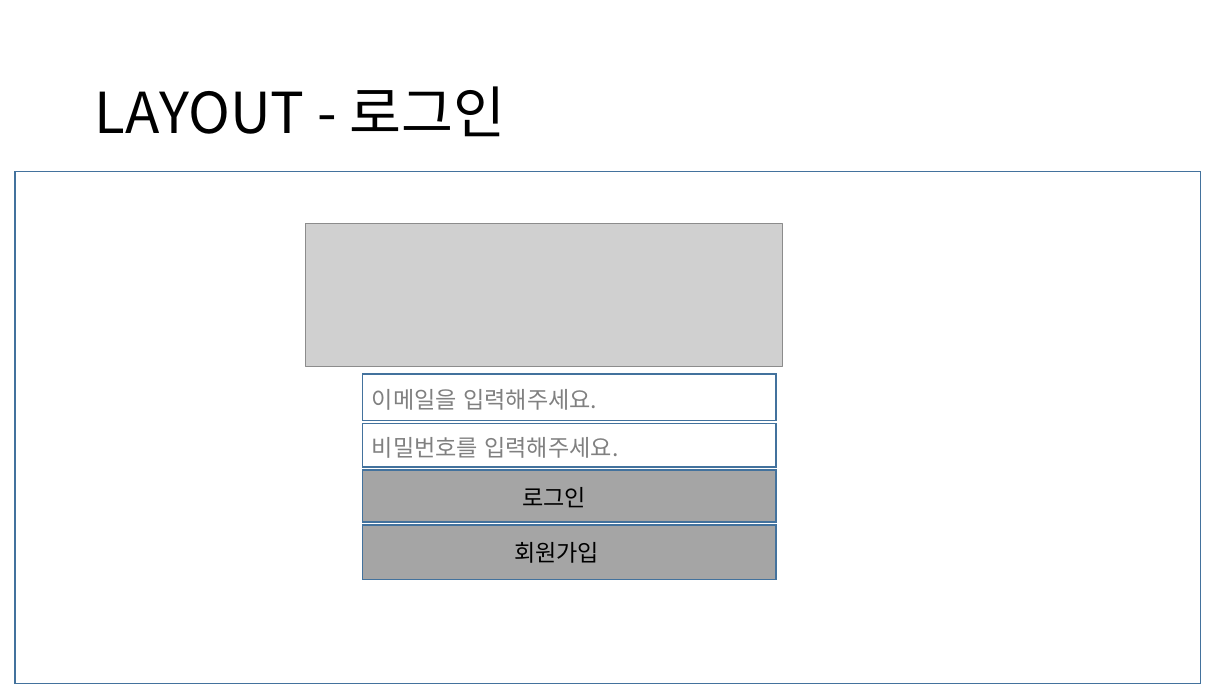
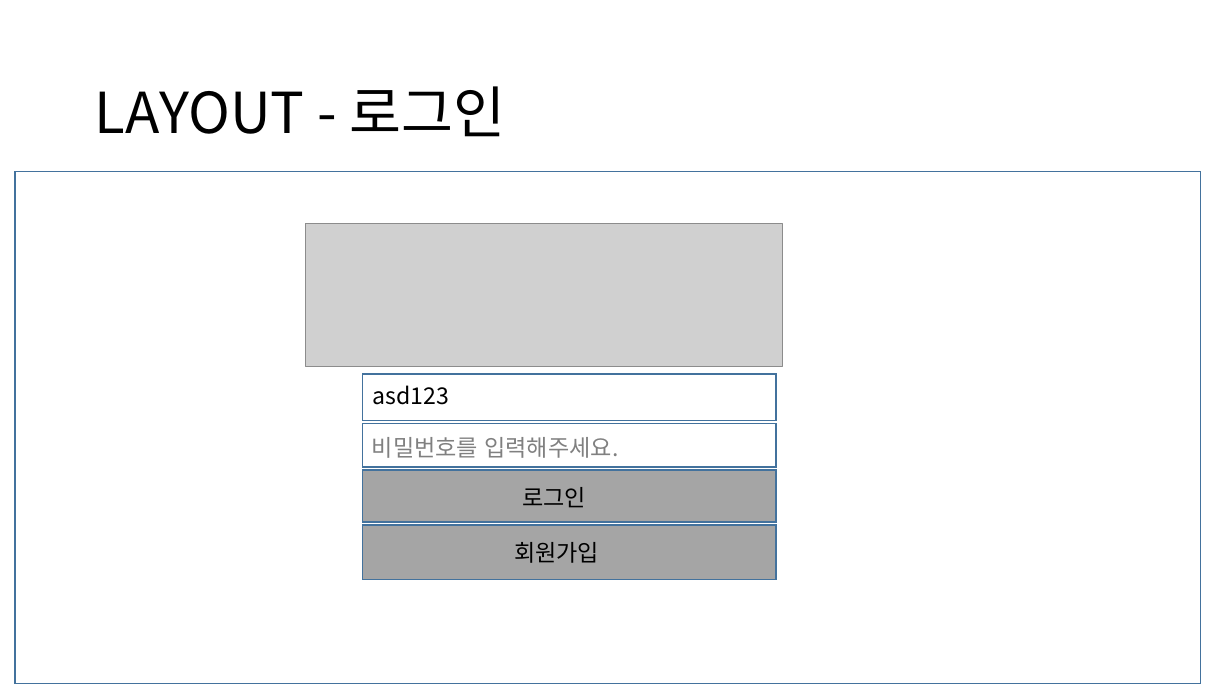
Before and after one commit to Camelllia/BaeminApplication, a slide deck: slide 8 of 202131205_김승진_실무게임프로그래밍_기획서.pptx (slide 7 before the commit). Drawn at 1232x693 pixels with LibreOffice and Linux fonts; fonts in the diff are those of the drawing; grey boxes stand for pictures. Boxes give left, top, right and bottom in pixels: in the first picture for what was removed or moved away, otherwise in the second. Text is boxed around its words. In the diff, an @@ line names an element or a change of style, - is before the commit and + after.

```diff
--- a/202131205_김승진_실무게임프로그래밍_기획서.pptx
+++ b/202131205_김승진_실무게임프로그래밍_기획서.pptx
@@ text removed at [372,389,597,410] @@
-이메일을 입력해주세요.
@@ text added at [373,385,450,405], 18 pt, text #000000 @@
+asd123
```
Also in this commit, not shown: 2 other slides changed, 7 slides added, 1 slide removed, 4 other files.
